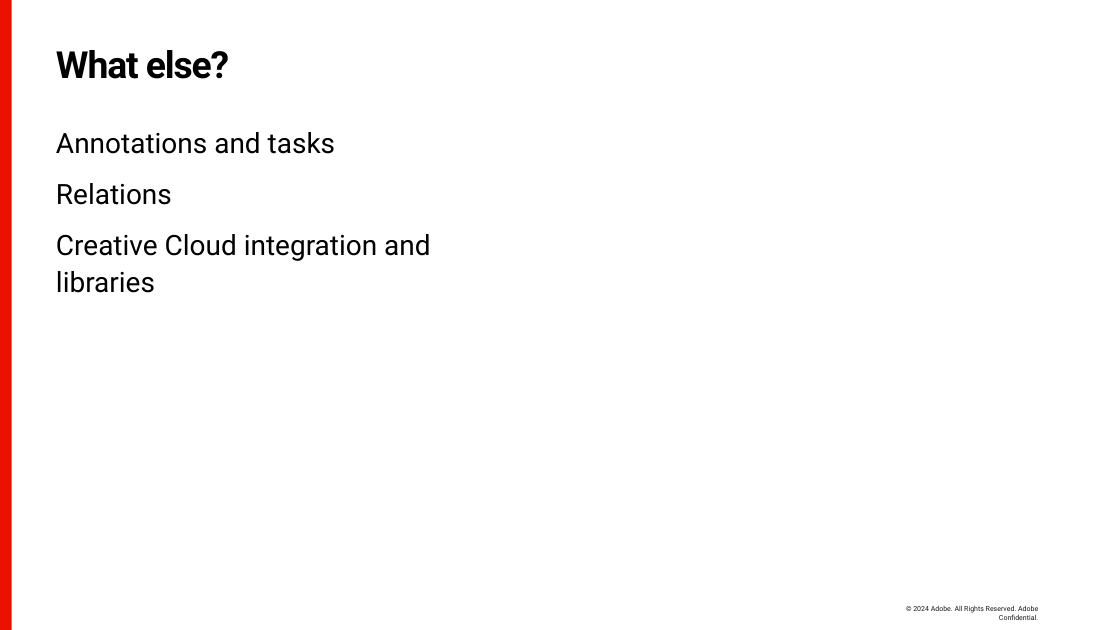
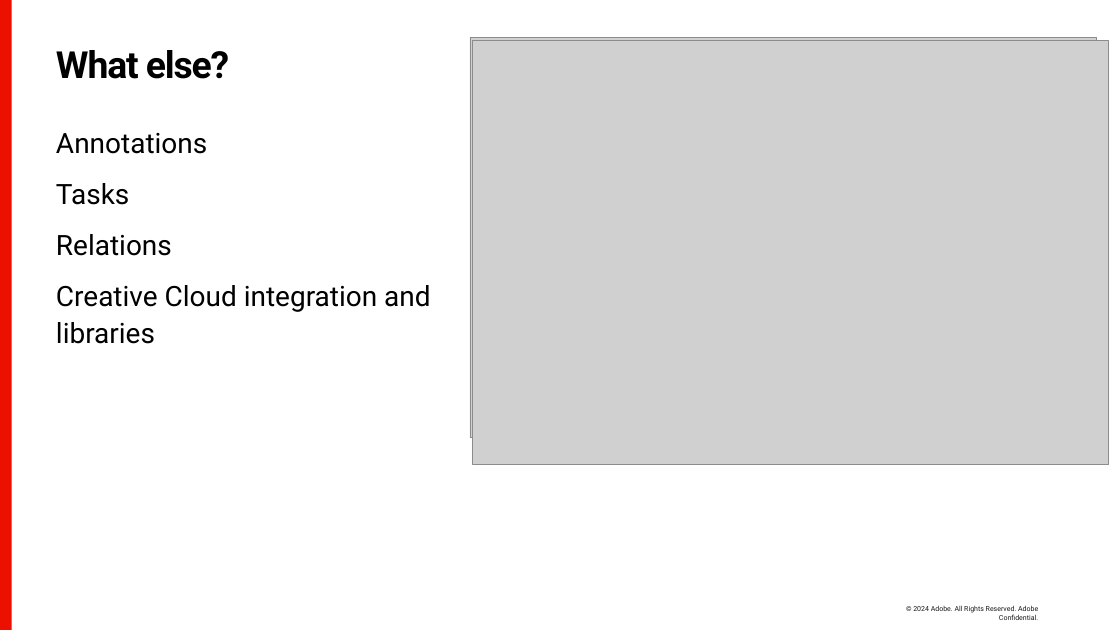
Before and after one commit to rfreemo/accelerator-aem-work-with-assetsview, a slide deck: slide 53 of presentation/aem-assets-working-assetsview.pptx (slide 48 before the commit). Drawn at 1120x630 pixels with LibreOffice and Linux fonts; fonts in the diff are those of the drawing; grey boxes stand for pictures; background and template pictures are left out. Boxes give left, top, right and bottom in pixels: in the first picture for what was removed or moved away, otherwise in the second. Text is boxed around its words. In the diff, an @@ line names an element or a change of style, - is before the commit and + after.

```diff
--- a/presentation/aem-assets-working-assetsview.pptx
+++ b/presentation/aem-assets-working-assetsview.pptx
@@ picture added at [471,37,1097,438] @@
@@ picture added at [473,40,1108,465] @@
@@ text at [56,133,207,205]: text changed @@
-Annotations and tasks
+Annotations
+Tasks
```
Also in this commit, not shown: 23 other slides changed, 8 slides added, 2 other files.
